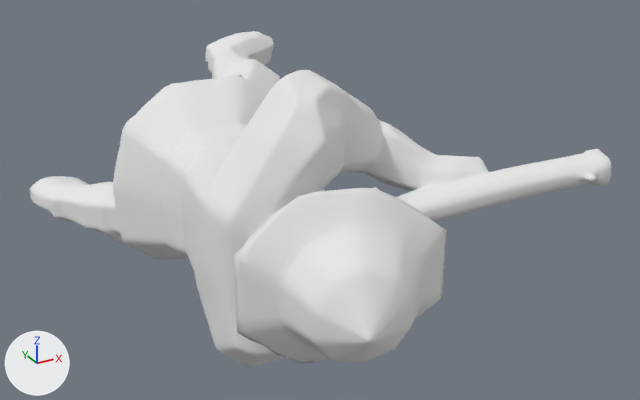
An edit to the OBJ model EngineSIU/EngineSIU/Contents/Gunner/Gunner.obj, drawn before and after from the same camera.
One viewpoint serves both versions: a 50 mm camera at (-1.3, -3.4, 1.14) aimed at (0.03, -0.99, -0.06). Arrows for +X, +Y and +Z are at lower left; the lights stay in place. Where no turn or scale is listed for an object, it has been applied to the vertices.

Names of what the first picture shows: 'SomeMeshName'.
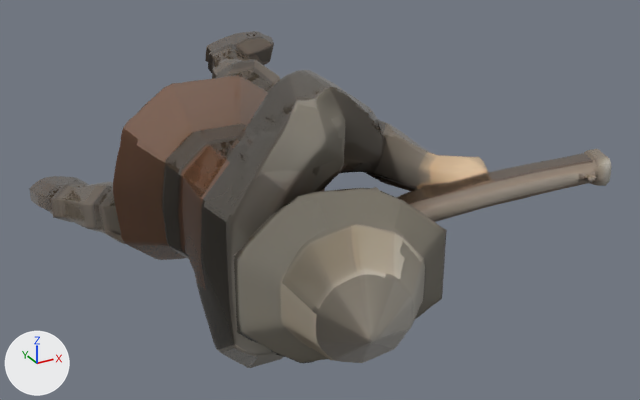
The change, as a list of edits to the scene's bpy script:
```text
Add img_gunner_png:
    img_gunner_png = load_image('Gunner.png', 'Gunner.png', 2048, 2048, 'sRGB')
Add img_gunner_normal_png:
    img_gunner_normal_png = load_image('Gunner_normal.png', 'Gunner_normal.png', 2048, 2048, 'sRGB')
Change mat_material_222:
    where n0 = _N.new('ShaderNodeBsdfPrincipled'); n0.name = 'Principled BSDF'
    n0.inputs[2].default_value: 1.0 -> 0.0  # 'Roughness'
    add n2 = _N.new('ShaderNodeTexImage'); n2.name = 'Image Texture'
    add n2.image = img_gunner_png
    add n3 = _N.new('ShaderNodeTexImage'); n3.name = 'Image Texture.001'
    add n3.image = img_gunner_normal_png
    add n4 = _N.new('ShaderNodeNormalMap'); n4.name = 'Normal Map'
    add _L.new(n2.outputs[0], n0.inputs[0])  # 'Color' to 'Base Color'
    add _L.new(n3.outputs[0], n4.inputs[1])  # 'Color' to 'Color'
    add _L.new(n4.outputs[0], n0.inputs[5])  # 'Normal' to 'Normal'
```

Boxes (x1, y1, x2, y2) around the edits, measured in the pictures (640 x 400 px):
'SomeMeshName', surface changed
    both: (29, 31, 612, 368)
